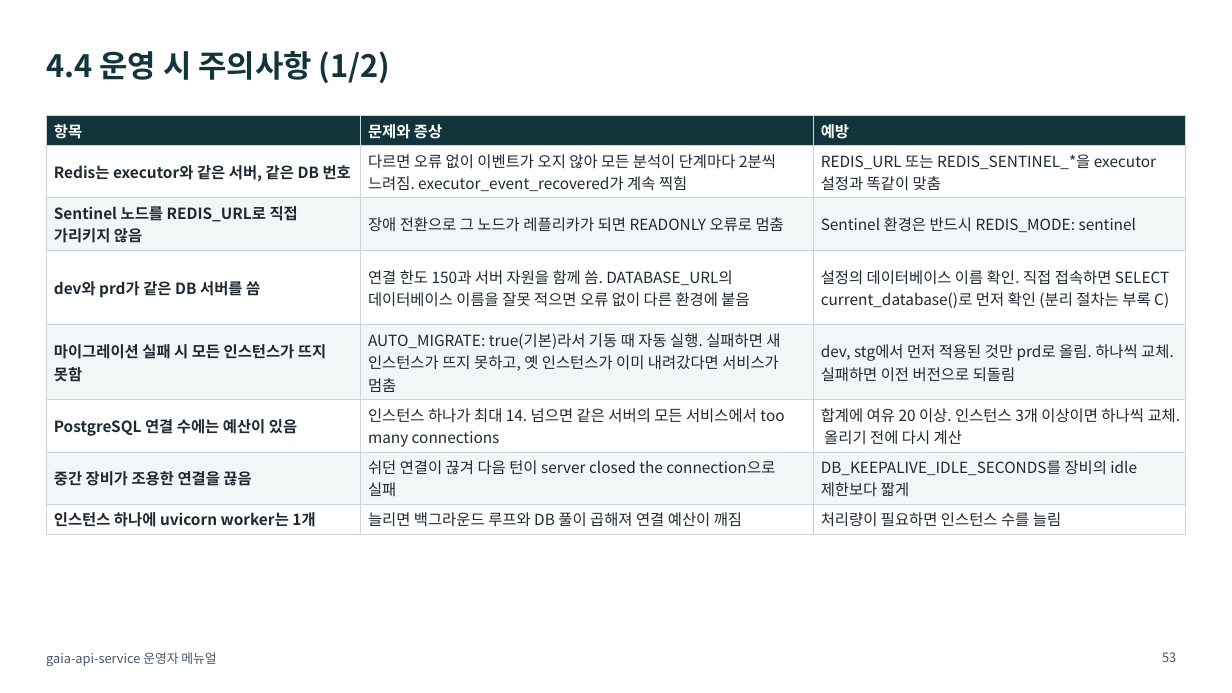
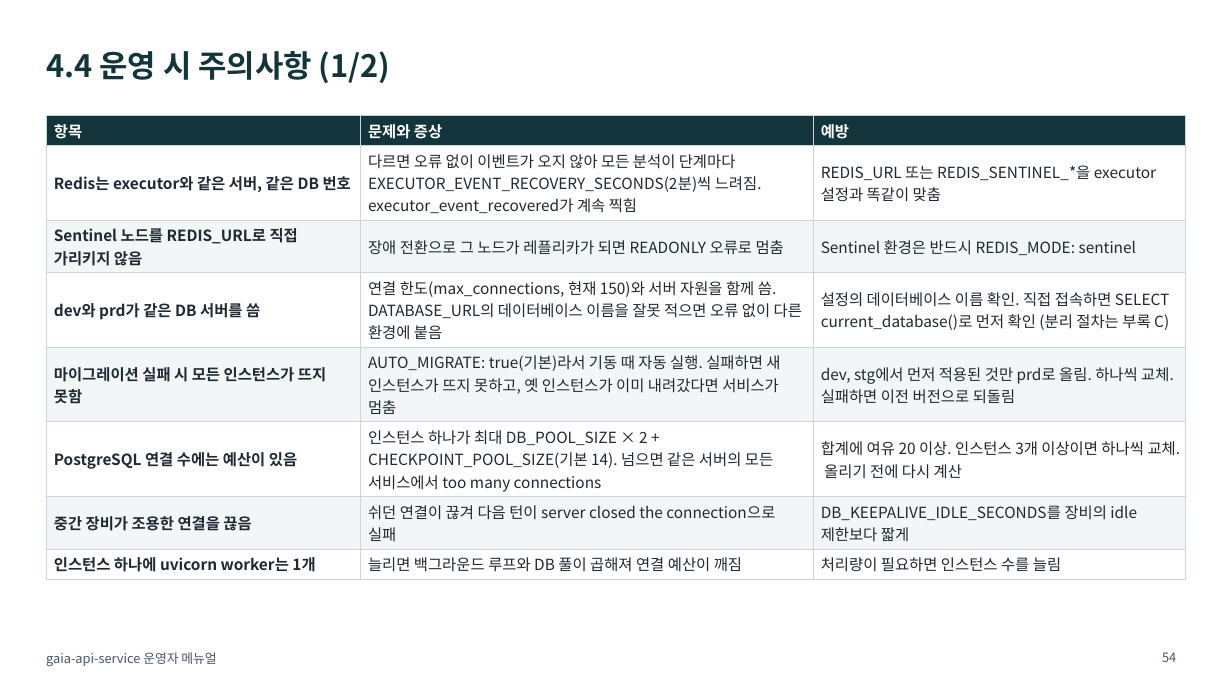
Before and after one commit to KimHwaJin/pr-agentic-service, a slide deck: slide 54 of docs/deliverables/08-operator-manual.pptx (slide 53 before the commit). Drawn at 1232x693 pixels with LibreOffice and Linux fonts; fonts in the diff are those of the drawing. Boxes give left, top, right and bottom in pixels: in the first picture for what was removed or moved away, otherwise in the second. Text is boxed around its words. In the diff, an @@ line names an element or a change of style, - is before the commit and + after.

```diff
--- a/docs/deliverables/08-operator-manual.pptx
+++ b/docs/deliverables/08-operator-manual.pptx
@@ table at [46,116,1186,576] @@
-row 2, column 2: 다르면 오류 없이 이벤트가 오지 않아 모든 분석이 단계마다 2분씩 느려짐. executor_event_recovered가 계속 찍힘
+row 2, column 2: 다르면 오류 없이 이벤트가 오지 않아 모든 분석이 단계마다 EXECUTOR_EVENT_RECOVERY_SECONDS(2분)씩 느려짐. executor_event_recovered가 계속 찍힘
-row 4, column 2: 연결 한도 150과 서버 자원을 함께 씀. DATABASE_URL의 데이터베이스 이름을 잘못 적으면 오류 없이 다른 환경에 붙음
+row 4, column 2: 연결 한도(max_connections, 현재 150)와 서버 자원을 함께 씀. DATABASE_URL의 데이터베이스 이름을 잘못 적으면 오류 없이 다른 환경에 붙음
-row 6, column 2: 인스턴스 하나가 최대 14. 넘으면 같은 서버의 모든 서비스에서 too many connections
+row 6, column 2: 인스턴스 하나가 최대 DB_POOL_SIZE × 2 + CHECKPOINT_POOL_SIZE(기본 14). 넘으면 같은 서버의 모든 서비스에서 too many connections
@@ page number at [1162,652,1176,662]: text changed @@
-53
+54
```
Also in this commit, not shown: 19 other slides changed, 1 slide added, 5 other files.
